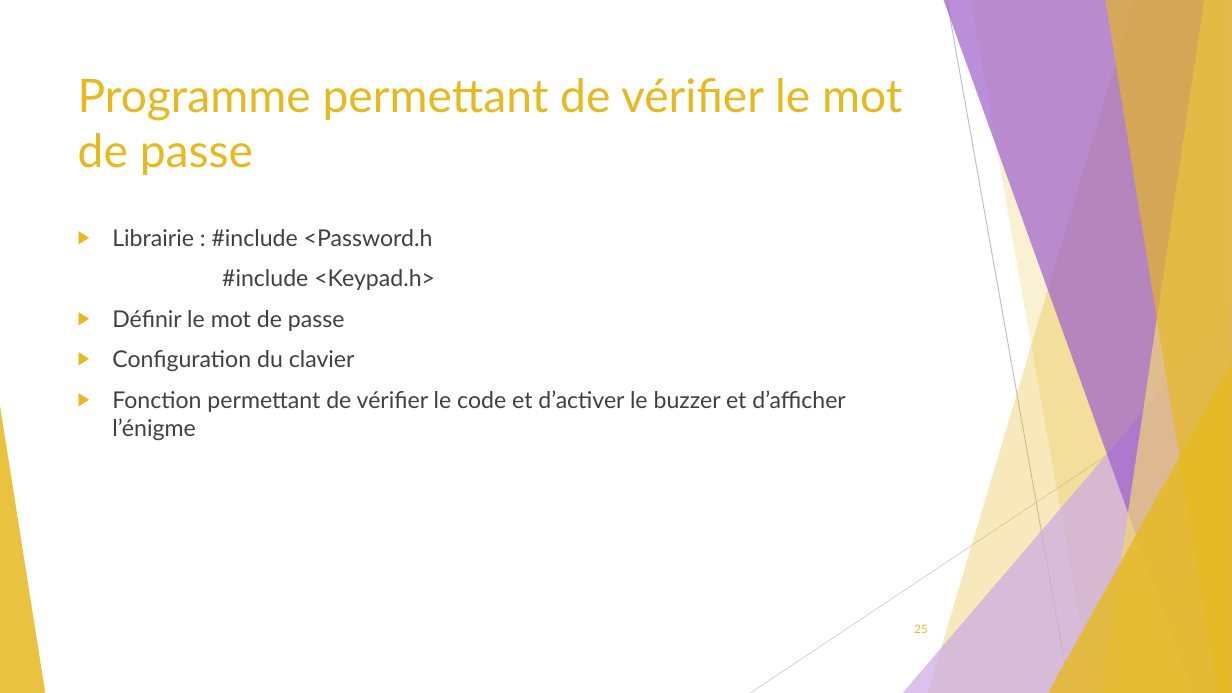
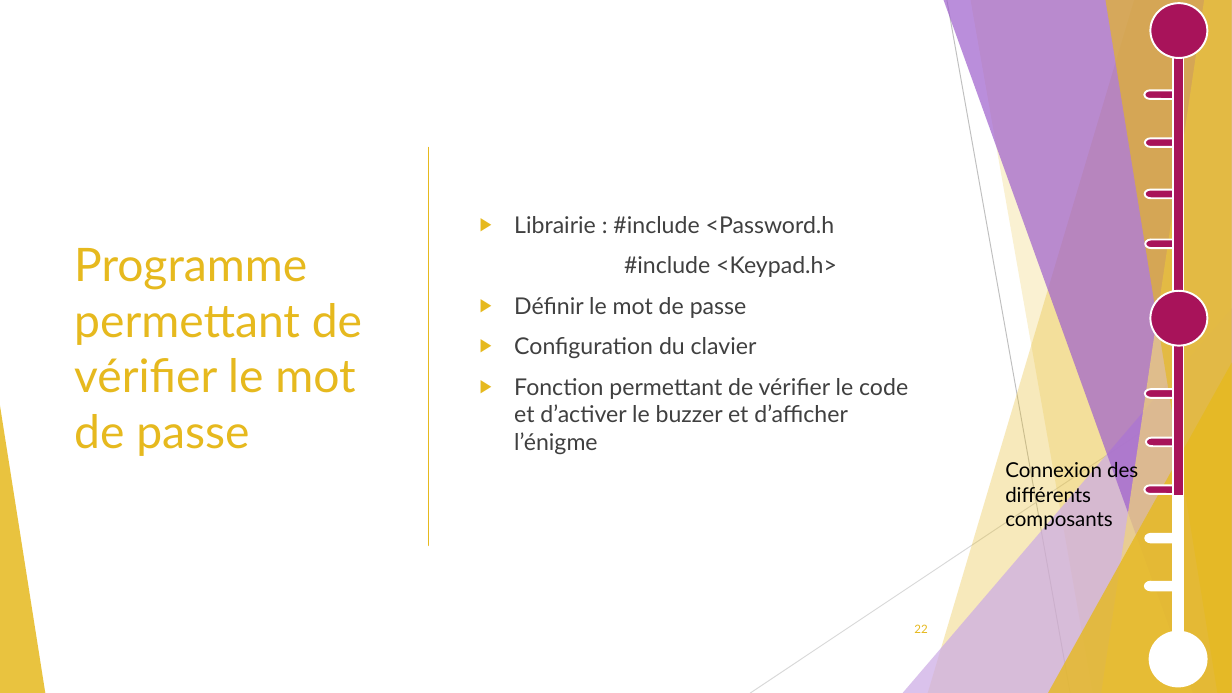
Before and after one commit to GuiguiMvn/Systeme-Escape-Game-Telethon, a slide deck: slide 22 of Cyril/Diapositives/Projet Théléton REVUE 2.pptx (slide 25 before the commit). Drawn at 1232x693 pixels with LibreOffice and Linux fonts; fonts in the diff are those of the drawing. Boxes give left, top, right and bottom in pixels: in the first picture for what was removed or moved away, otherwise in the second. Text is boxed around its words. In the diff, an @@ line names an element or a change of style, - is before the commit and + after.

```diff
--- a/Cyril/Diapositives/Projet Théléton REVUE 2.pptx
+++ b/Cyril/Diapositives/Projet Théléton REVUE 2.pptx
@@ ellipse added at (1151,3,1208,57), fill #A8135A, outline #FFFFFF 1.5 pt @@
@@ rectangle added at (1173,18,1183,649), fill #FFFFFF, outline #FFFFFF 1.5 pt @@
@@ rectangle added at (1173,44,1184,497), fill #A8135A, outline #FFFFFF 1.5 pt @@
@@ title "Programme permettant de vérifier le ..." at (74,248,362,456): vertical alignment top to middle @@
@@ title "Programme permettant de vérifier le ...": place and size @@
-title "Programme permettant de vérifier le ..." at (78,78,902,175)
+title "Programme permettant de vérifier le ..." at (74,248,362,456)
@@ text "Librairie : #include <Password.h": place and size @@
-text "Librairie : #include <Password.h" at (112,229,846,440)
+text "Librairie : #include <Password.h" at (514,216,908,454)
@@ text "Librairie : #include <Password.h" at (514,216,908,454): vertical alignment top to middle @@
@@ pill shape added at (1144,91,1180,99), fill #A8135A, outline #FFFFFF 1.5 pt @@
@@ rectangle added at (1173,102,1183,107), fill #A8135A, outline #FFFFFF 1.5 pt @@
@@ line added from (429, 148) to (429, 545), #E6B91E 1 pt @@
@@ pill shape added at (1145,139,1181,147), fill #A8135A, outline #FFFFFF 1.5 pt @@
@@ pill shape added at (1145,189,1181,198), fill #A8135A, outline #FFFFFF 1.5 pt @@
@@ pill shape added at (1145,239,1181,248), fill #A8135A, outline #FFFFFF 1.5 pt @@
@@ ellipse added at (1151,291,1208,346), fill #A8135A, outline #FFFFFF 1.5 pt @@
@@ pill shape added at (1145,389,1181,397), fill #A8135A, outline #FFFFFF 1.5 pt @@
@@ pill shape added at (1146,438,1182,446), fill #A8135A, outline #FFFFFF 1.5 pt @@
@@ text added at (1005,459,1138,532), 16 pt, text #000000 @@
+Connexion des différents composants
@@ pill shape added at (1144,485,1180,494), fill #A8135A, outline #FFFFFF 1.5 pt @@
@@ pill shape added at (1145,534,1181,543), fill #FFFFFF, outline #FFFFFF 1.5 pt @@
@@ pill shape added at (1145,582,1181,591), fill #FFFFFF, outline #FFFFFF 1.5 pt @@
@@ page number at (914,624,927,633): text changed @@
-25
+22
@@ ellipse added at (1150,632,1207,687), fill #FFFFFF, outline #FFFFFF 1.5 pt @@
```
Also in this commit, not shown: 15 other slides changed, 3 slides removed, 3 other files.
